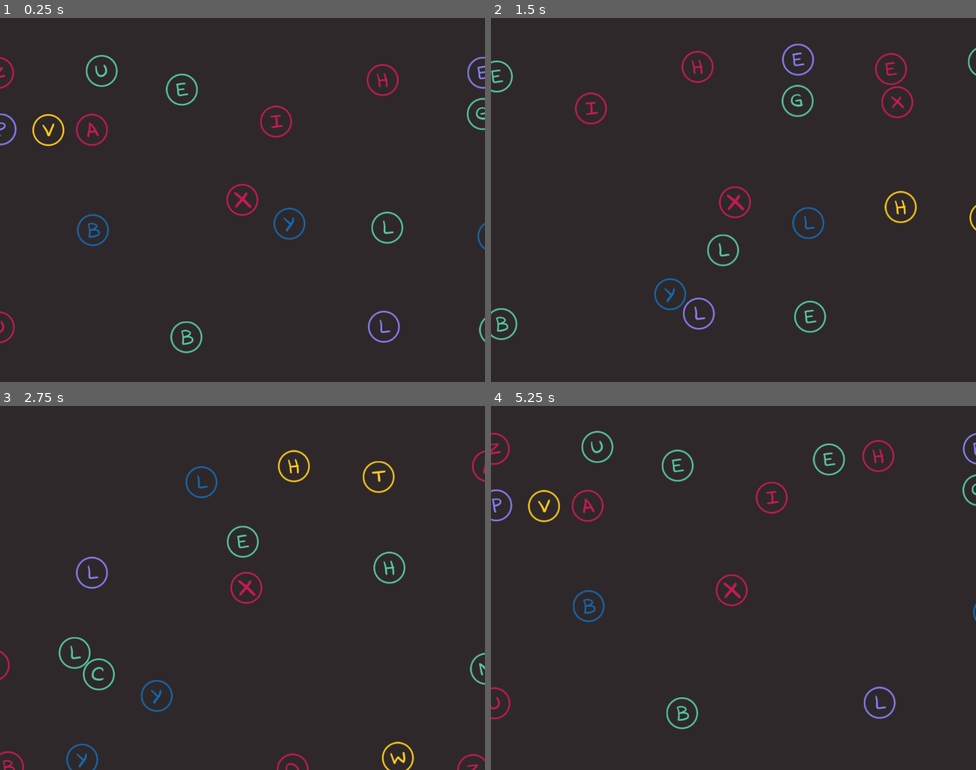
Above: before the commit, frames 1-4 (two rows, left to right).
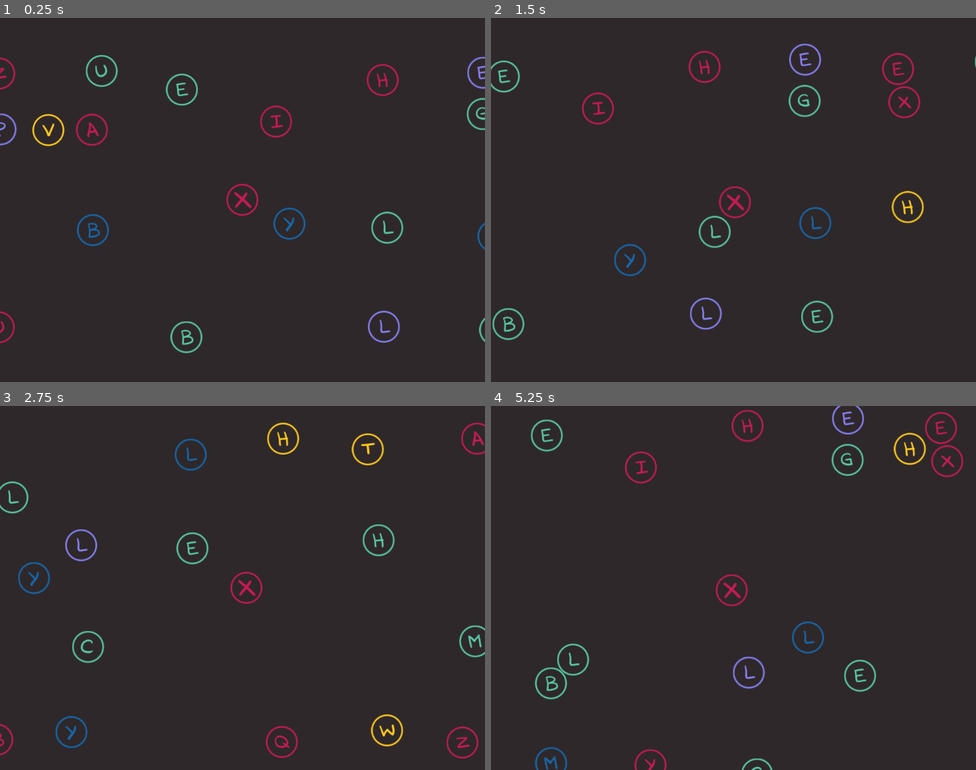
Above: after the commit, the same moments.

Repository: gontzalve/SSLS
Game: Godot game, scene res://scenes/game/main/main.tscn
The game is run twice, just before and just after one commit, with the same random seed, the same clock (stepped at 60 frames per second) and the same inputs.
Inputs (mouse positions are in pixels of both pictures, inside the frame that each line leads up to):
- Up to frame 1 (0.25 s): no input
- Up to frame 2 (1.5 s): tap Enter at 0.5 s; move the mouse to (840, 181) at 0.52 s; hold D (move_right) 0.53-1.28 s; click (840, 181) at 0.6 s; move the mouse to (636, 218) at 1.27 s; hold S (move_down) from 1.28 s (still down); tap Mouse wheel up (zoom_in) at 1.35 s
- Up to frame 3 (2.75 s): move the mouse to (291, 507) at 2.02 s; release S (move_down) at 2.03 s; hold D (move_right) from 2.03 s (still down); tap Mouse wheel down (zoom_out) at 2.1 s
- Up to frame 4 (5.25 s): move the mouse to (709, 660) at 2.77 s; release D (move_right) at 2.78 s; hold W (move_up) 2.78-3.53 s; click (709, 660) at 2.85 s; move the mouse to (879, 642) at 3.52 s; hold A (move_left) 3.53-5.03 s; tap Mouse wheel up (zoom_in) at 3.6 s; move the mouse to (588, 533) at 4.27 s; tap Mouse wheel down (zoom_out) at 4.35 s; move the mouse to (757, 588) at 5.02 s; hold S (move_down) from 5.03 s (still down); click (757, 588) at 5.1 s

The runs differ from the first frame. In frame 1, less than 0.1% of the frame differs, in the area x 0-4%, y 10-20%; in frame 2, 4.2%; in frame 3, 4.3%; in frame 4, 4.6%, in the area x 0-100%, y 0-100%.

Commit message:
Handle Letter-Letter collisions

Diff:
--- a/scenes/game/letter/letter.gd
+++ b/scenes/game/letter/letter.gd
@@ -6,16 +6,15 @@
 
 var assigned_letter_char: String
 
+const LETTER_GROUP_NAME: String = "letters"
+
 
 func _ready() -> void:
-#	set_initial_color()
-#	set_letter_type("b")
-#	apply_random_force()
 	pass
 
 
-func _process(_delta: float) -> void:
-	move_and_slide()
+func _physics_process(delta: float) -> void:
+	_execute_movement(delta)
 	pass
 
 
@@ -41,6 +40,13 @@
 	$LetterSprite.texture = letter_texture
 
 
+func _execute_movement(delta: float) -> void:
+	var collision: KinematicCollision2D = move_and_collide(velocity * delta)
+	if collision:
+		if collision.get_collider().is_in_group(LETTER_GROUP_NAME):
+			print("colliding with letter")
+
+
 func apply_random_force() -> void:
 	var random_dir: Vector2 = Vector2(randf_range(-1, 1), randf_range(-1, 1)).normalized()
 	print(random_dir)
--- a/scenes/game/letter/letter.tscn
+++ b/scenes/game/letter/letter.tscn
@@ -9,7 +9,7 @@
 [sub_resource type="CircleShape2D" id="CircleShape2D_pp8vm"]
 radius = 32.0
 
-[node name="Letter" type="CharacterBody2D"]
+[node name="Letter" type="CharacterBody2D" groups=["letters"]]
 motion_mode = 1
 script = ExtResource("1_ykfcf")
 color_palette_data = ExtResource("2_lpad2")
--- a/scenes/game/player/player.gd
+++ b/scenes/game/player/player.gd
@@ -26,7 +26,7 @@
 	velocity = velocity.move_toward(target_velocity, movement_acceleration * delta)
 	var collision: KinematicCollision2D = move_and_collide(velocity * delta)
 	if collision:
-		var collision_speed: float = velocity.length() * 0.6
+		var collision_speed: float = velocity.length() * 0.3
 		collision.get_collider().velocity = collision_speed * -collision.get_normal()
 #		velocity = velocity.bounce(collision.get_normal()) * 0.2
 
